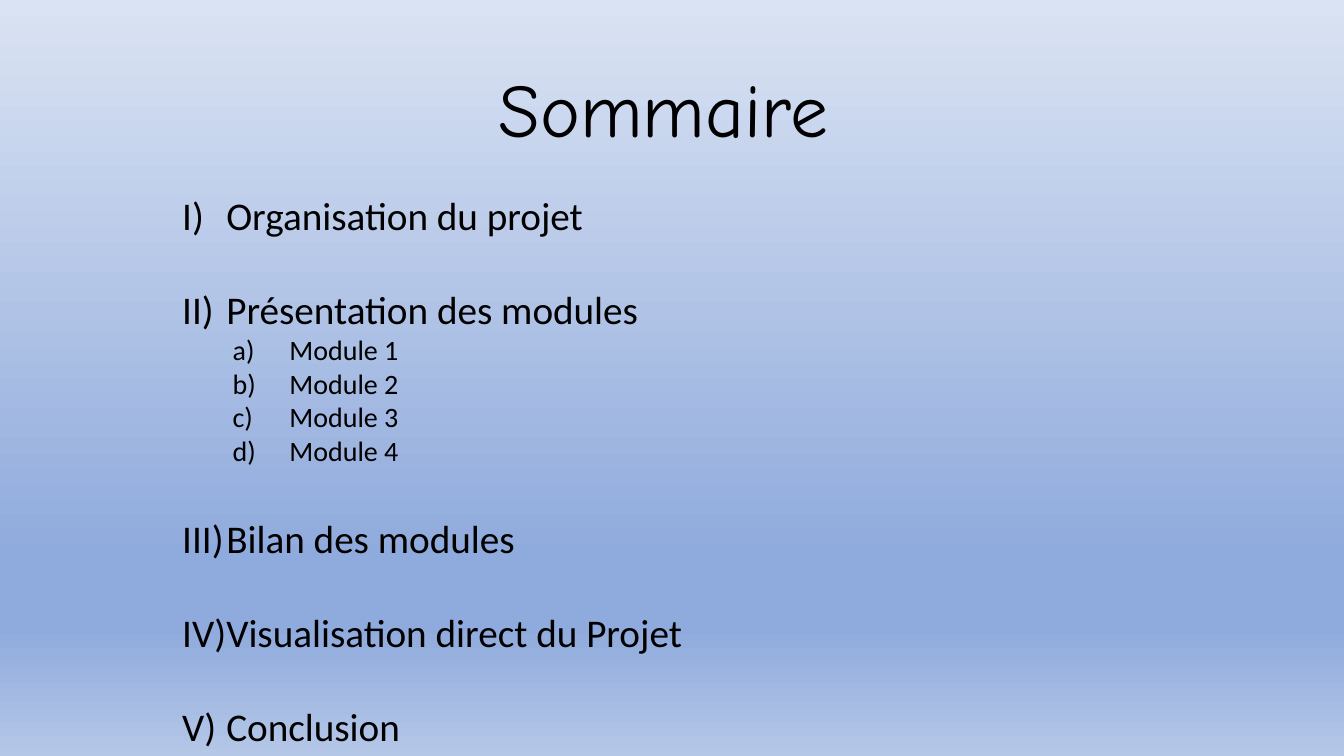
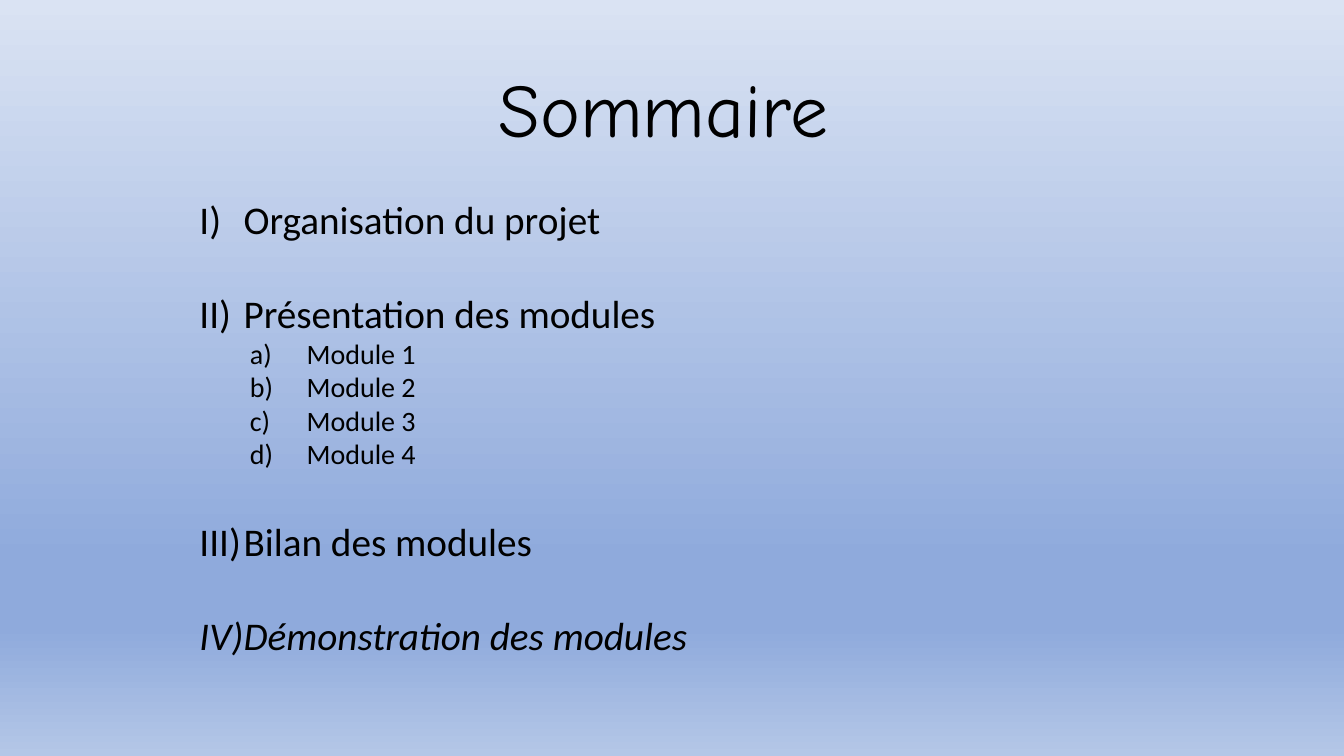
Before and after one commit to Exia-Jellyfish/UE-1-Projet-Grp7, a slide deck: slide 3 of PROJET 1 UE 1 diapositive.pptx. Drawn at 1344x756 pixels with LibreOffice and Linux fonts; fonts in the diff are those of the drawing. Boxes give left, top, right and bottom in pixels: in the first picture for what was removed or moved away, otherwise in the second. Text is boxed around its words. In the diff, an @@ line names an element or a change of style, - is before the commit and + after.

Commit message:
manque plus que module 4

```diff
--- a/PROJET 1 UE 1 diapositive.pptx
+++ b/PROJET 1 UE 1 diapositive.pptx
@@ text "Organisation du projet": place and size @@
-text "Organisation du projet" at [182, 202, 682, 742]
+text "Organisation du projet" at [199, 206, 687, 655]
@@ text at [199, 621, 687, 655]: text changed; italic on @@
-4. Visualisation direct du Projet
-5. Conclusion
+4. Démonstration des modules
```
Also in this commit, not shown: 7 other slides changed, 1 slide removed, 1 other file.
